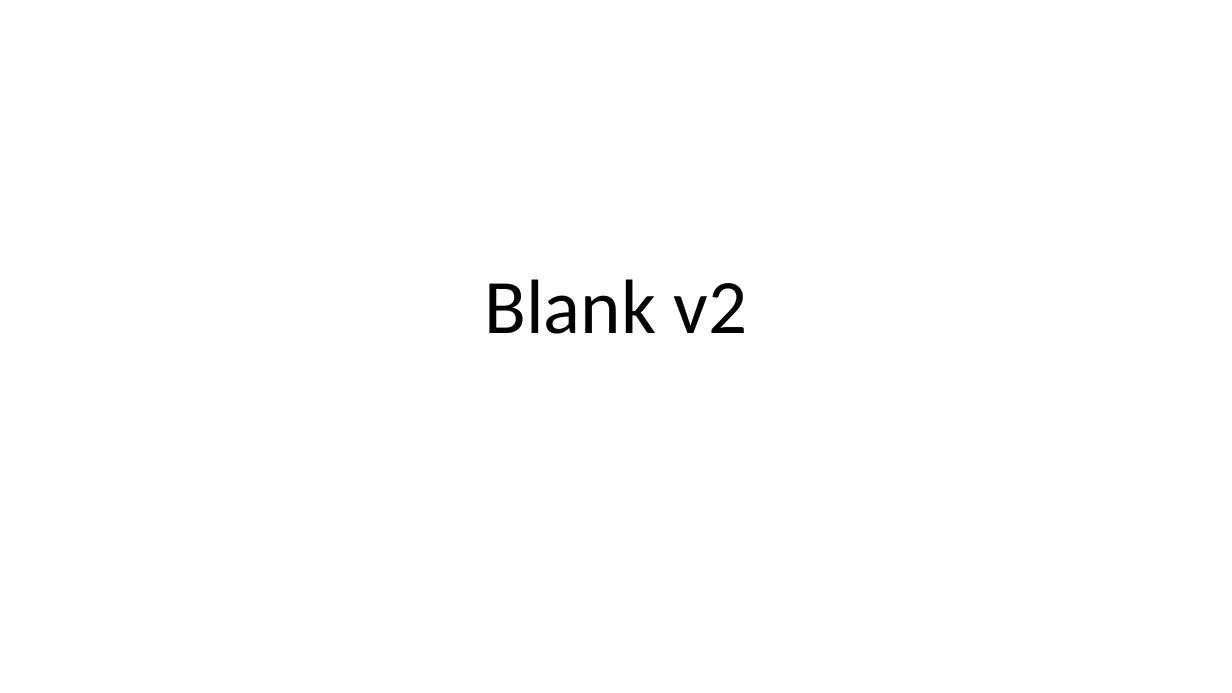
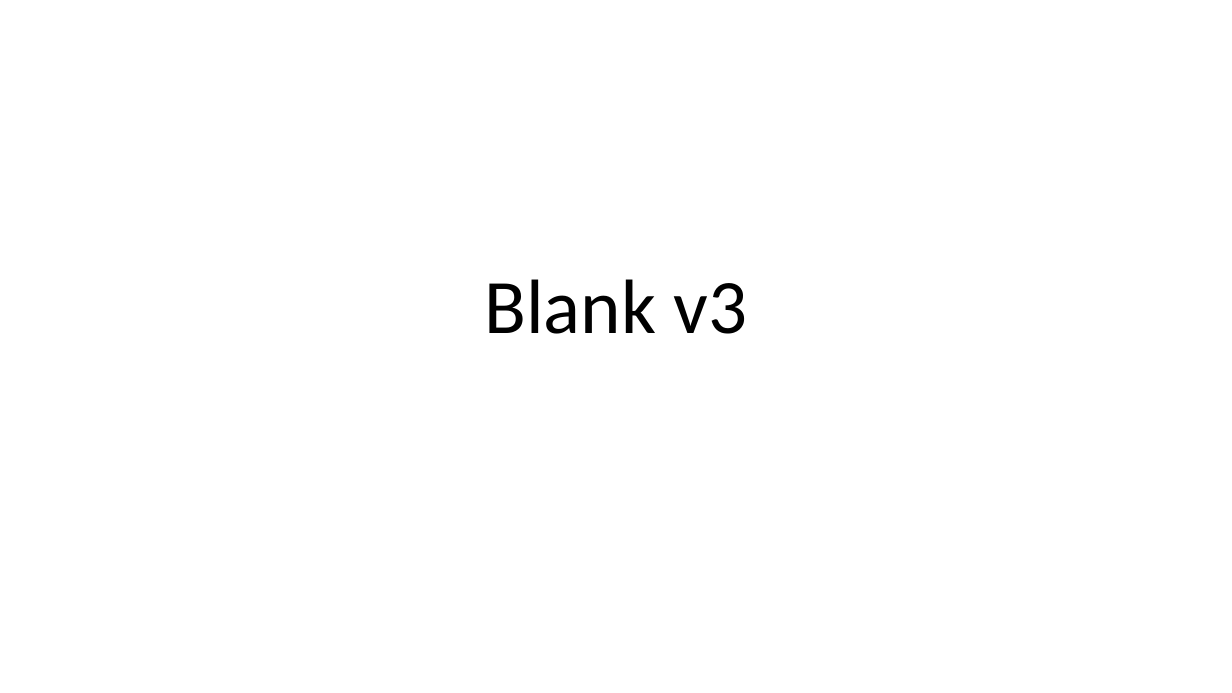
Before and after one commit to rukasakurai/blankppt, a slide deck: slide 1 of Blank.pptx. Drawn at 1232x693 pixels with LibreOffice and Linux fonts; fonts in the diff are those of the drawing. Boxes give left, top, right and bottom in pixels: in the first picture for what was removed or moved away, otherwise in the second. Text is boxed around its words. In the diff, an @@ line names an element or a change of style, - is before the commit and + after.

Commit message:
v3

```diff
--- a/Blank.pptx
+++ b/Blank.pptx
@@ title at bbox=[484, 279, 748, 334]: text changed @@
-Blank v2
+Blank v3
```
